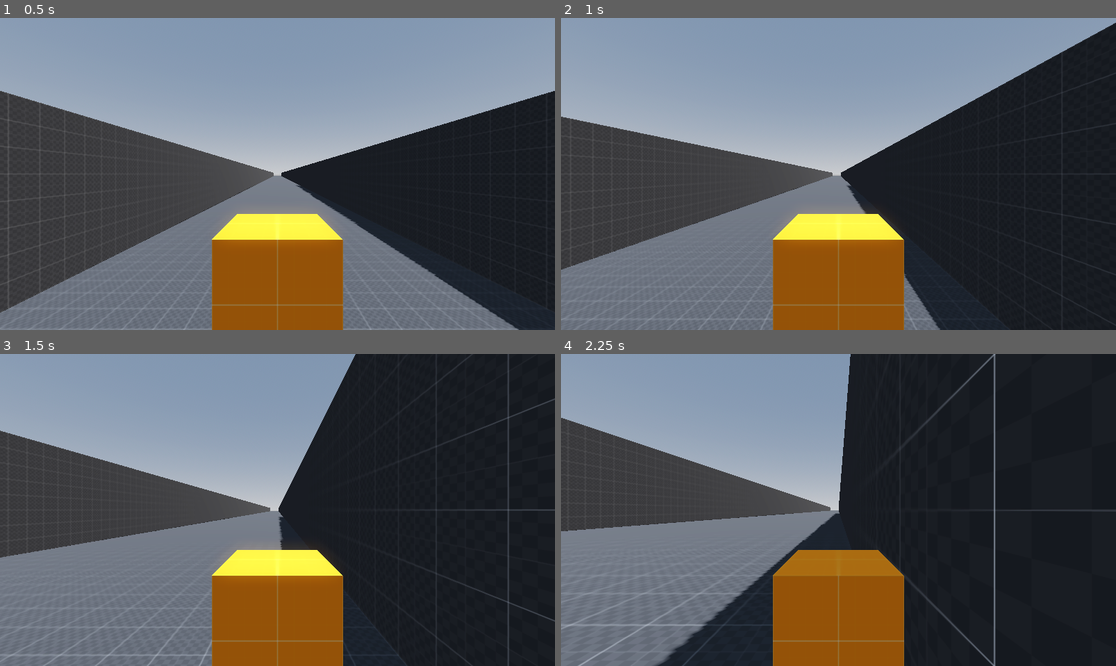
Above: before the commit, frames 1-4 (two rows, left to right).
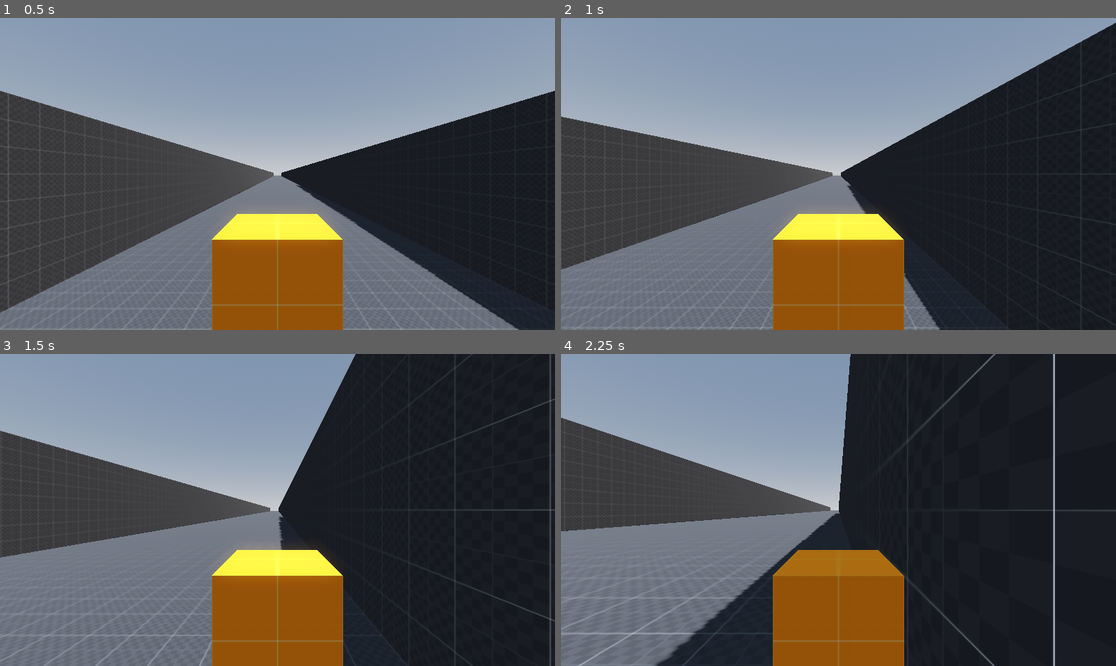
Above: after the commit, the same moments.

Repository: DrOtter3000/vfursquadron
Game: Godot game, scene res://levels/sandbox.tscn
Same seed, same stepped clock (60 frames per second), same inputs: the game is played once before the commit and once after it.
Inputs:
- Up to frame 1 (0.5 s): no input
- Up to frame 2 (1 s): hold D (right) from 0.53 s (still down); hold Space (boost) from 0.53 s (still down)
- Up to frame 3 (1.5 s): release D (right) at 1.28 s; release Space (boost) at 1.28 s; hold S (down) from 1.28 s (still down); tap Space (boost) at 1.35 s
- Up to frame 4 (2.25 s): release S (down) at 2.03 s; hold D (right) from 2.03 s (still down); hold Space (boost) from 2.03 s (still down)

Frame 1 is identical in both runs. In frame 2, 0.1% of the frame differs, in the area x 0-70%, y 31-100%; in frame 3, 0.8%; in frame 4, 1.1%, in the area x 0-90%, y 0-100%.

Commit message:
lerp boost function

Diff:
--- a/player/player.gd
+++ b/player/player.gd
@@ -4,7 +4,9 @@
 
 @export var max_hitpoints := 5
 @export var speed := 10.0
-@export var boost_multiplier := 10.0
+@export var max_boost := 10.0
+@export var boost_accel := 2.0
+@export var boost_decel := 1.0
 @export var max_pos_x := 10.0
 @export var max_pos_y := 10.0
 
@@ -15,9 +17,9 @@
 
 func _process(delta: float) -> void:
 	if Input.is_action_pressed("boost"):
-		main_animation.speed_scale = boost_multiplier
+		main_animation.speed_scale = lerp(main_animation.speed_scale, max_boost, delta * boost_accel)
 	else:
-		main_animation.speed_scale = 1
+		main_animation.speed_scale = lerp(main_animation.speed_scale, 1.0, delta * boost_decel)
 
 func _ready() -> void:
 	model.max_pos_x = max_pos_x
